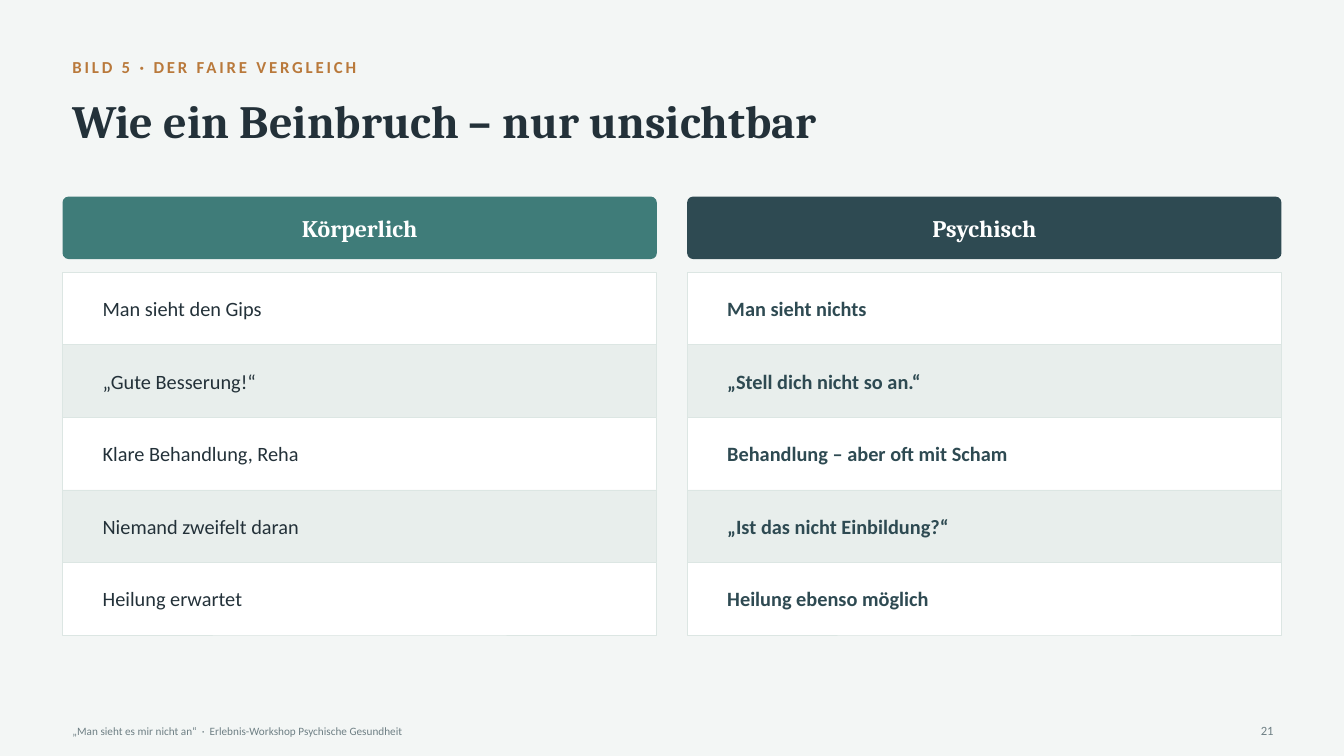
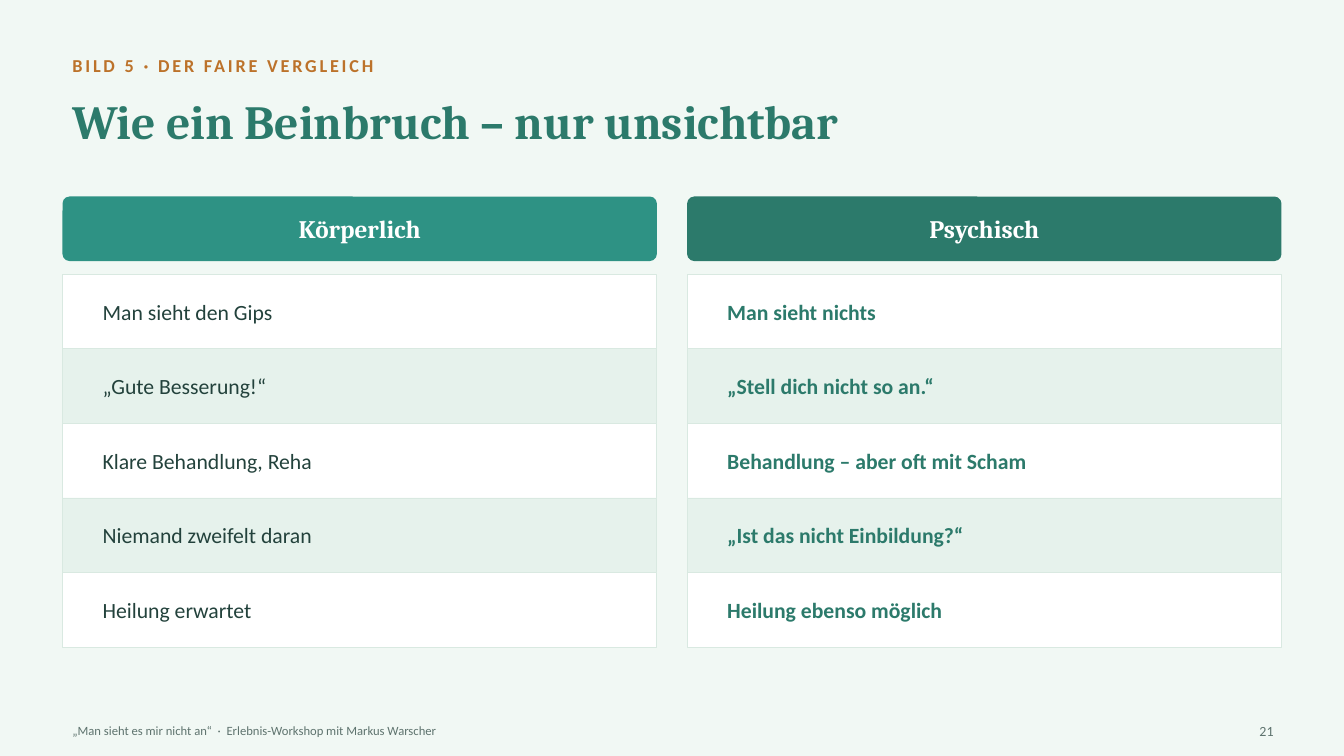
Before and after one commit to warscher80/spanwerk-datenschutz, a slide deck: slide 21 of workshop-psychische-gesundheit/Foliensatz_Man-sieht-es-mir-nicht-an.pptx. Drawn at 1344x756 pixels with LibreOffice and Linux fonts; fonts in the diff are those of the drawing. Boxes give left, top, right and bottom in pixels: in the first picture for what was removed or moved away, otherwise in the second. Text is boxed around its words. In the diff, an @@ line names an element or a change of style, - is before the commit and + after.

```diff
--- a/workshop-psychische-gesundheit/Foliensatz_Man-sieht-es-mir-nicht-an.pptx
+++ b/workshop-psychische-gesundheit/Foliensatz_Man-sieht-es-mir-nicht-an.pptx
@@ background #F3F6F5 to #F1F8F4 @@
@@ text "BILD 5 · DER FAIRE ..." at <box>125,60,134,72</box>: size 12 to 13 pt, text colour #B9793B to #BC722A @@
@@ text "Wie ein Beinbruch – nur ..." at <box>72,106,838,140</box>: size 33 to 34 pt, text colour #233139 to #2C7A6B @@
@@ text "Körperlich" at <box>299,220,421,244</box>: size 17 to 18 pt @@
@@ rounded rectangle at <box>63,197,657,261</box>: fill #3F7C79 to #2E9284; proportions changed @@
@@ text "Psychisch" at <box>929,220,1039,244</box>: size 17 to 18 pt @@
@@ rounded rectangle at <box>688,197,1282,261</box>: fill #2E4A52 to #2C7A6B; proportions changed @@
@@ rectangle: place and size @@
-rectangle at <box>63,272,657,345</box>
+rectangle at <box>63,274,657,349</box>
@@ rectangle: place and size @@
-rectangle at <box>688,272,1282,345</box>
+rectangle at <box>688,274,1282,349</box>
@@ 4 rectangles: place and size @@
-4 rectangles at <box>63,345,1282,490</box>
+4 rectangles at <box>63,349,1282,498</box>
@@ fill #E8EEEC to #E6F2EC; outline #DCE6E3 0.5 pt to #D9E9E1 0.5 pt in 4 elements at <box>63,349,657,423</box>, <box>688,349,1282,423</box>, <box>63,498,657,573</box>, <box>688,498,1282,573</box> @@
@@ size 14.5 to 15.5 pt, text colour #233139 to #23423C in 5 elements at <box>103,305,272,324</box>, <box>103,378,266,398</box>, <box>103,454,312,473</box>, <box>103,528,312,543</box>, <box>103,603,252,622</box> @@
@@ 4 texts, 4 rectangles: place and size @@
-4 texts, 4 rectangles at <box>63,490,1282,635</box>
+4 texts, 4 rectangles at <box>63,498,1282,647</box>
@@ outline #DCE6E3 0.5 pt to #D9E9E1 0.5 pt in 6 elements at <box>63,274,657,349</box>, <box>688,274,1282,349</box>, <box>63,423,657,498</box>, <box>688,423,1282,498</box>, <box>63,573,657,647</box>, <box>688,573,1282,647</box> @@
@@ size 14.5 to 15.5 pt, text colour #2E4A52 to #2C7A6B in 5 elements at <box>727,304,876,320</box>, <box>727,378,934,397</box>, <box>727,453,1026,473</box>, <box>727,527,963,547</box>, <box>727,602,942,622</box> @@
@@ text "21" at <box>1259,727,1273,736</box>: size 9 to 10 pt, text colour #6E7F84 to #5E736E @@
@@ text at <box>72,726,436,737</box>: text changed; size 8 to 9 pt; text colour #6E7F84 to #5E736E @@
-„Man sieht es mir nicht an“ · Erlebnis-Workshop Psychische Gesundheit
+„Man sieht es mir nicht an“ · Erlebnis-Workshop mit Markus Warscher
```
Also in this commit, not shown: 38 other slides changed, 1 slide added, 4 other files.
